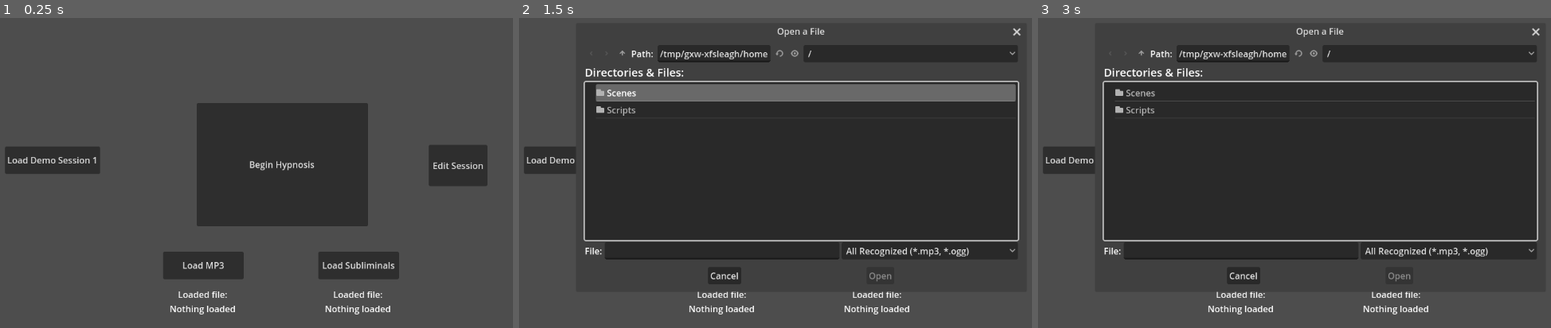
Above: before the commit, frames 1-3 (left to right).
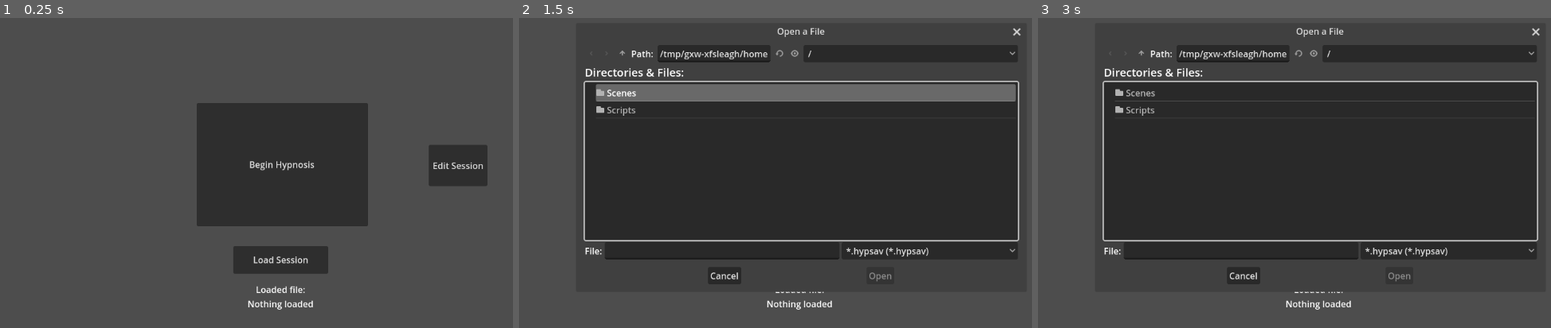
Above: after the commit, the same moments.

Repository: WinterWarp/KeyHypno
Game: Godot game, scene res://Scenes/FirstScene.tscn
The game is run twice, just before and just after one commit, with the same random seed, the same clock (stepped at 60 frames per second) and the same inputs.
Inputs (mouse positions are in pixels of both pictures, inside the frame that each line leads up to):
- Up to frame 1 (0.25 s): no input
- Up to frame 2 (1.5 s): click "Load MP3" (after the commit: "Load Session") at 0.5 s; click "Load Subliminals" (after the commit: "Load Session") at 1.25 s
- Up to frame 3 (3 s): click (1089, 160) at 2 s, where only the run before the commit has a clickable "Load Demo Session 1"; click "Begin Hypnosis" at 2.75 s

The runs differ from the first frame. In frame 1, 6.0% of the frame differs, in the area x 1-78%, y 41-96%; in frame 2, 1.9%; in frame 3, 1.9%.

Commit message:
Add UI for session loading
Also remove old ui since it really belongs in the editor and not as a debug-style button on the main screen.

Diff:
--- a/Scenes/FirstScene.tscn
+++ b/Scenes/FirstScene.tscn
@@ -1,8 +1,7 @@
-[gd_scene load_steps=5 format=3 uid="uid://bjfb3pjs7xrbf"]
+[gd_scene load_steps=4 format=3 uid="uid://bjfb3pjs7xrbf"]
 
 [ext_resource type="Script" path="res://Scripts/first_scene.gd" id="1_hqyvb"]
-[ext_resource type="Script" path="res://Scripts/select_and_play_audio.gd" id="2_s3swi"]
-[ext_resource type="Script" path="res://Scripts/select_sub_file.gd" id="3_68k5b"]
+[ext_resource type="Script" path="res://Scripts/select_session.gd" id="2_s3swi"]
 [ext_resource type="Script" path="res://Scripts/SessionData.gd" id="4_p33wf"]
 
 [node name="Main" type="Node2D"]
@@ -10,17 +9,6 @@
 metadata/_edit_vertical_guides_ = [575.0]
 
 [node name="MainMenuUI" type="CanvasLayer" parent="."]
-
-[node name="SelectAndPlayAudio" type="FileDialog" parent="MainMenuUI"]
-auto_translate_mode = 1
-title = "Open a File"
-initial_position = 4
-size = Vector2i(800, 450)
-ok_button_text = "Open"
-file_mode = 0
-access = 2
-filters = PackedStringArray("*.mp3", "*.ogg")
-script = ExtResource("2_s3swi")
 
 [node name="BeginHypnosisButton" type="Button" parent="MainMenuUI"]
 anchors_preset = 8
@@ -36,46 +24,26 @@
 grow_vertical = 2
 text = "Begin Hypnosis"
 
-[node name="LoadMP3Button" type="Button" parent="MainMenuUI"]
-offset_left = 360.0
-offset_top = 482.0
-offset_right = 506.0
-offset_bottom = 532.0
-text = "Load MP3"
-
-[node name="MP3SelectedLabel" type="Label" parent="MainMenuUI"]
-offset_left = 361.0
-offset_top = 548.0
-offset_right = 504.0
-offset_bottom = 597.0
-text = "Loaded file:
-Nothing loaded"
-horizontal_alignment = 1
-
-[node name="SubFileButton" type="Button" parent="MainMenuUI"]
-offset_left = 641.0
-offset_top = 482.0
-offset_right = 787.0
-offset_bottom = 532.0
-text = "Load Subliminals"
-
-[node name="SubSelectedLabel" type="Label" parent="MainMenuUI"]
-offset_left = 642.0
-offset_top = 548.0
-offset_right = 785.0
-offset_bottom = 597.0
-text = "Loaded file:
-Nothing loaded"
-horizontal_alignment = 1
-
-[node name="SelectSubFile" type="FileDialog" parent="MainMenuUI"]
+[node name="SelectSession" type="FileDialog" parent="MainMenuUI"]
+auto_translate_mode = 1
 title = "Open a File"
 initial_position = 4
 size = Vector2i(800, 450)
 ok_button_text = "Open"
 file_mode = 0
 access = 2
-script = ExtResource("3_68k5b")
+filters = PackedStringArray("*.hypsav")
+script = ExtResource("2_s3swi")
+
+[node name="SessionSelectedLabel" type="Label" parent="MainMenuUI"]
+offset_left = 487.0
+offset_top = 539.0
+offset_right = 659.0
+offset_bottom = 651.0
+text = "Loaded file:
+Nothing loaded"
+horizontal_alignment = 1
+autowrap_mode = 3
 
 [node name="BeginEditingButton" type="Button" parent="MainMenuUI"]
 offset_left = 841.0
@@ -84,22 +52,19 @@
 offset_bottom = 363.0
 text = "Edit Session"
 
-[node name="DemoSession1Button" type="Button" parent="MainMenuUI"]
-offset_left = 74.0
-offset_top = 291.0
-offset_right = 246.0
-offset_bottom = 341.0
-text = "Load Demo Session 1"
+[node name="SessionSelectButton" type="Button" parent="MainMenuUI"]
+offset_left = 487.0
+offset_top = 472.0
+offset_right = 659.0
+offset_bottom = 522.0
+text = "Load Session"
 
 [node name="SceneContainer" type="Node2D" parent="."]
 
 [node name="SessionData" type="Node" parent="."]
 script = ExtResource("4_p33wf")
 
-[connection signal="file_selected" from="MainMenuUI/SelectAndPlayAudio" to="MainMenuUI/SelectAndPlayAudio" method="_on_FileDialog_file_selected"]
 [connection signal="pressed" from="MainMenuUI/BeginHypnosisButton" to="." method="_on_begin_hypnosis_pressed"]
-[connection signal="pressed" from="MainMenuUI/LoadMP3Button" to="MainMenuUI/SelectAndPlayAudio" method="_on_load_file_pressed"]
-[connection signal="pressed" from="MainMenuUI/SubFileButton" to="MainMenuUI/SelectSubFile" method="_on_load_file_pressed"]
-[connection signal="file_selected" from="MainMenuUI/SelectSubFile" to="MainMenuUI/SelectSubFile" method="_on_FileDialog_file_selected"]
+[connection signal="file_selected" from="MainMenuUI/SelectSession" to="MainMenuUI/SelectSession" method="_on_FileDialog_file_selected"]
 [connection signal="pressed" from="MainMenuUI/BeginEditingButton" to="." method="_on_begin_editing_button_pressed"]
-[connection signal="pressed" from="MainMenuUI/DemoSession1Button" to="." method="_on_demo_session_1_button_pressed"]
+[connection signal="pressed" from="MainMenuUI/SessionSelectButton" to="MainMenuUI/SelectSession" method="_on_load_file_pressed"]
--- a/Scripts/first_scene.gd
+++ b/Scripts/first_scene.gd
@@ -3,9 +3,11 @@
 var main_menu_ui: CanvasLayer
 var MP3SelectedLabel: Label
 var SubSelectedLabel: Label
+var SessionSelectedLabel: Label
 var scene_container: Node2D
 var selectedAudioPath: String
 var selectedSubPath: String
+var selectedSessionPath: String
 
 var hypno_scene_res: Resource
 var hypno_scene: Node2D
@@ -23,6 +25,7 @@
 	main_menu_ui = $MainMenuUI
 	MP3SelectedLabel = $MainMenuUI/MP3SelectedLabel
 	SubSelectedLabel = $MainMenuUI/SubSelectedLabel
+	SessionSelectedLabel = $MainMenuUI/SessionSelectedLabel
 	scene_container = $SceneContainer
 	ResourceLoader.load_threaded_request(HYPNO_SCENE_PATH)
 	ResourceLoader.load_threaded_request(EDITING_SCENE_PATH)
@@ -65,6 +68,15 @@
 func setSubPath(path):
 	selectedSubPath = path
 	SubSelectedLabel.text = "Loaded file:\n" + path
+
+
+func setSessionPath(path):
+	selectedSessionPath = path
+	var session_data: SessionData = $SessionData
+	var file = FileAccess.open(selectedSessionPath, FileAccess.READ)
+	var text = file.get_as_text()
+	load_hypsav(session_data, text)
+	SessionSelectedLabel.text = "Loaded file:\n" + path.get_file()  # don't clobber up the label with a really long path
 
 
 func load_audio_from_path(path: String):
@@ -198,10 +210,3 @@
 				print("invalid event type" + e._type)
 
 	return encode(sav)
-
-
-func _on_demo_session_1_button_pressed() -> void:
-	var session_data: SessionData = $SessionData
-	var file = FileAccess.open("res://Scripts/DemoSession1.hypsav", FileAccess.READ)
-	var text = file.get_as_text()
-	load_hypsav(session_data, text)
--- /dev/null
+++ b/Scripts/select_session.gd
@@ -0,0 +1,24 @@
+extends FileDialog
+
+var selectedfile
+var Main: Node2D
+
+# Called when the node enters the scene tree for the first time.
+func _ready() -> void:
+	Main = $"../.."
+	pass # Replace with function body.
+
+func _on_FileDialog_file_selected(path: String):
+	match path.right(6).to_lower():
+		"hypsav":
+			Main.setSessionPath(path)
+		_:
+			print("unexpected file type")
+
+
+func _on_load_file_pressed():
+	popup()
+
+
+func _on_demo_session_1_button_pressed() -> void:
+	pass # Replace with function body.
